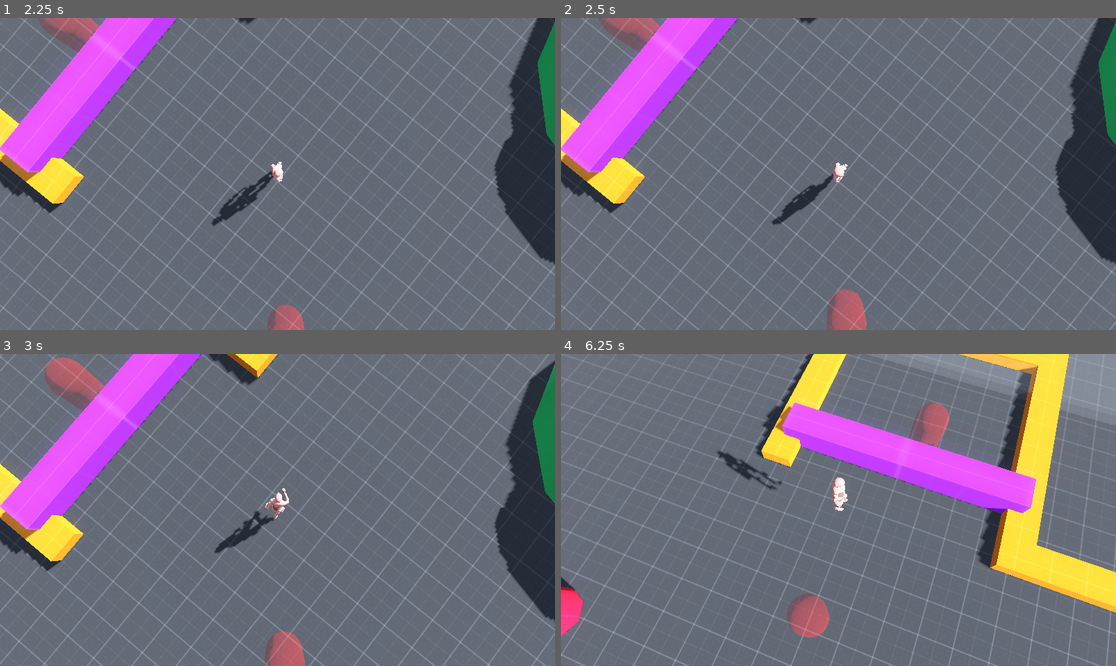
Above: before the commit, frames 1-4 (two rows, left to right).
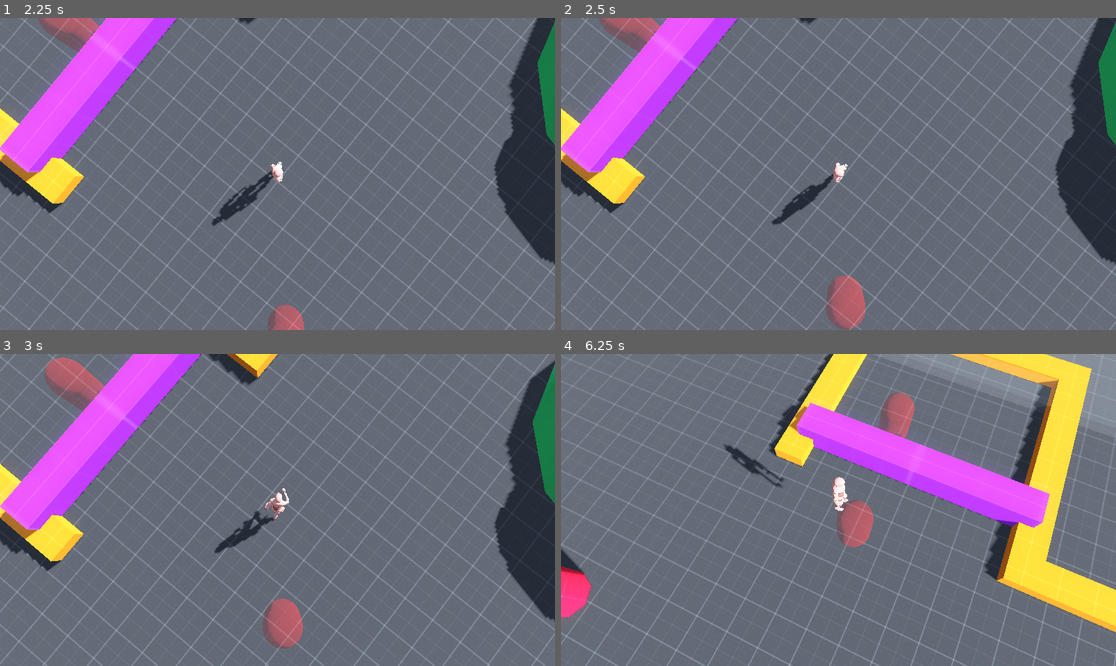
Above: after the commit, the same moments.

Repository: Bloombeard/diamond-heist
Game: Godot game, scene res://scenes/test_arena.tscn
The game is run twice, just before and just after one commit, with the same random seed, the same clock (stepped at 60 frames per second) and the same inputs. This scene is started directly instead of the project's main scene.
Inputs:
- Up to frame 1 (2.25 s): hold D (move_right) 0.53-1.28 s; hold Shift (block) 0.53-1.28 s; tap Space (jump) at 0.77, 1.52 s; hold S (move_backward) 1.28-2.03 s; tap Shift (block) at 1.35 s; hold D (move_right) from 2.03 s (still down); hold Shift (block) from 2.03 s (still down)
- Up to frame 2 (2.5 s): keep holding D (move_right); keep holding Shift (block)
- Up to frame 3 (3 s): release D (move_right) at 2.78 s; release Shift (block) at 2.78 s; hold W (move_forward) from 2.78 s (still down); tap Shift (block) at 2.85 s
- Up to frame 4 (6.25 s): tap Space (jump) at 3.02, 3.77, 4.52, 6.02 s; release W (move_forward) at 3.53 s; hold Shift (block) 3.53-4.28 s; hold A (move_left) 3.53-5.03 s; tap Shift (block) at 4.35, 5.85 s; hold S (move_backward) 5.03-5.78 s; hold Shift (block) 5.03-5.78 s; hold D (move_right) from 5.78 s (still down)

Frame 1 is identical in both runs. In frame 2, 0.4% of the frame differs, in the area x 47-56%, y 82-100%; in frame 3, 1.1%; in frame 4, 21%, in the area x 0-100%, y 0-100%.

Commit message:
small enemy behavior changes

Diff:
--- a/scripts/enemy.gd
+++ b/scripts/enemy.gd
@@ -18,7 +18,7 @@
 @onready var hitbox = $hitbox
 
 @onready var player = get_node(player_path)
-@onready var idle_distance = randi_range(3,4)
+@onready var idle_distance = randi_range(2,3)
 @onready var attack_direction = Vector2(1.0,0)
 
 var direction_to_player := Vector3.ZERO
@@ -33,7 +33,7 @@
 func _physics_process(delta: float) -> void:
 	velocity = Vector3.ZERO
 	var current_speed = move_speed
-	var choose_attack = randi_range(0,300)
+	var choose_attack = randi_range(0,99)
 
 	var target_angle := Vector3.BACK.signed_angle_to(direction_to_player, Vector3.UP)
 	var rotation_speed := 12.0
@@ -86,7 +86,7 @@
 	elif statem.state == statem.ATTACKING:
 		move_direction = direction_to_player
 		move_direction.y = 0
-		current_speed = move_speed / 6
+		current_speed = move_speed / 4
 		if statem.atk_counter == 1:
 			if idle_distance % 2 == 0:
 				idle_distance += 1
@@ -136,8 +136,6 @@
 				statem.ded_length = 1200
 				if statem.ded_counter > 60:
 					velocity.y = 2
-				if is_on_ceiling():
-					statem.ded_state = statem.DED_NONE
 			statem.DED_CUBE:
 				statem.ded_length = 1200
 				cube_area.monitoring = true
